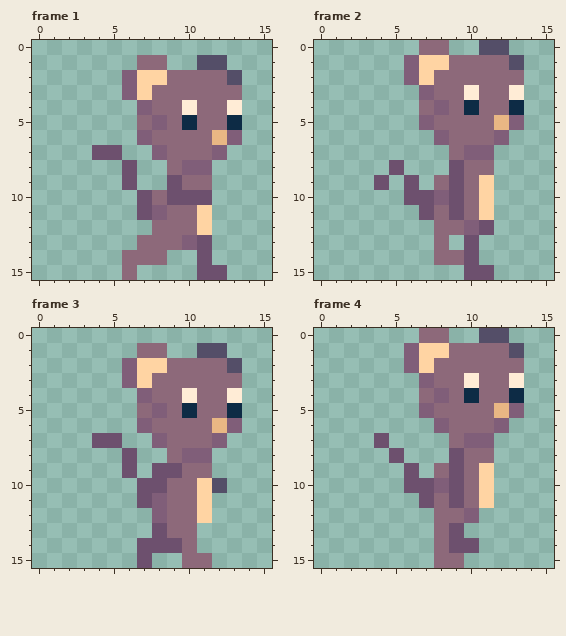
One commit to this pixel-art file: untitled-rat-game/assets/Player.aseprite. Above: the version before the commit.
16x16 pixels, 4 frames. Shown: frame 1, frame 2, frame 3, frame 4.
Once edited:
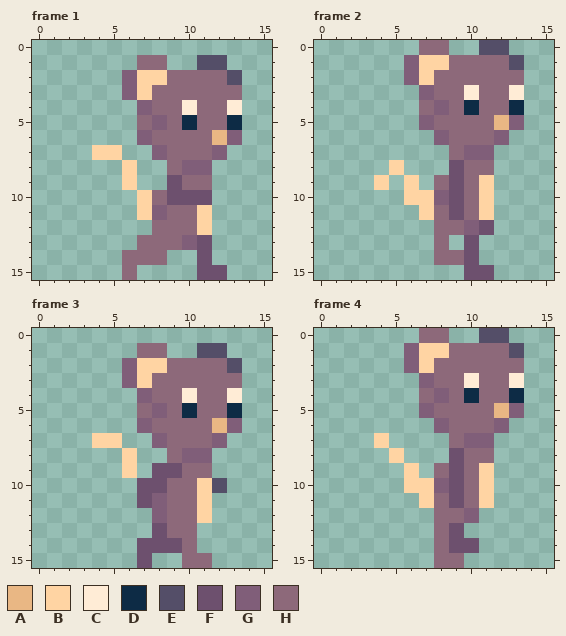
Palette (. is transparent): A #e9b784  B #ffd4a3  C #ffecd6  D #0d2b45  E #544e68  F #6d506e  G #805e79  H #8d697a
Difference:
Frame 1, layer "Tail":
Colour B replaces colour F in row 7 at x 4 to 5; in rows 8 to 9 at x 6; in rows 10 to 11 at x 7.
Frame 2, layer "Tail":
Colour B replaces colour F in row 8 at x 5; in row 9 at x 4 and 6; in row 10 at x 6 to 7; in row 11 at x 7.
Frame 3, layer "Tail":
Colour B replaces colour F in row 7 at x 4 to 5; in rows 8 to 9 at x 6.
Frame 4, layer "Tail":
Colour B replaces colour F in row 7 at x 4; in row 8 at x 5; in row 9 at x 6; in row 10 at x 6 to 7; in row 11 at x 7.
